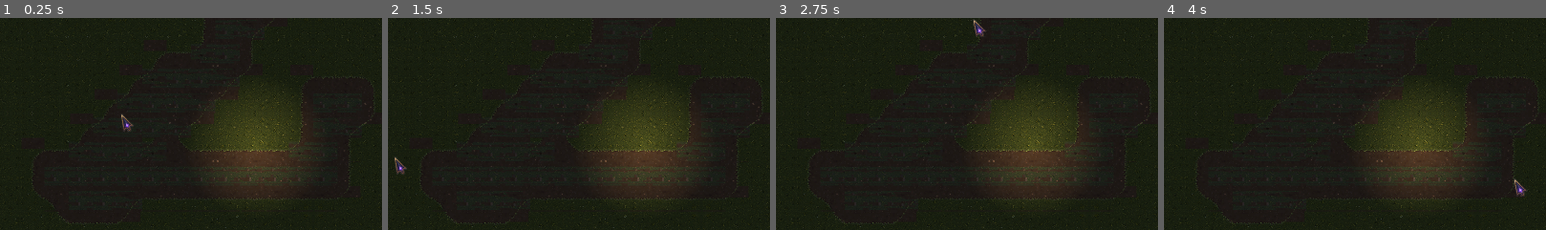
Above: before the commit, frames 1-4 (left to right).
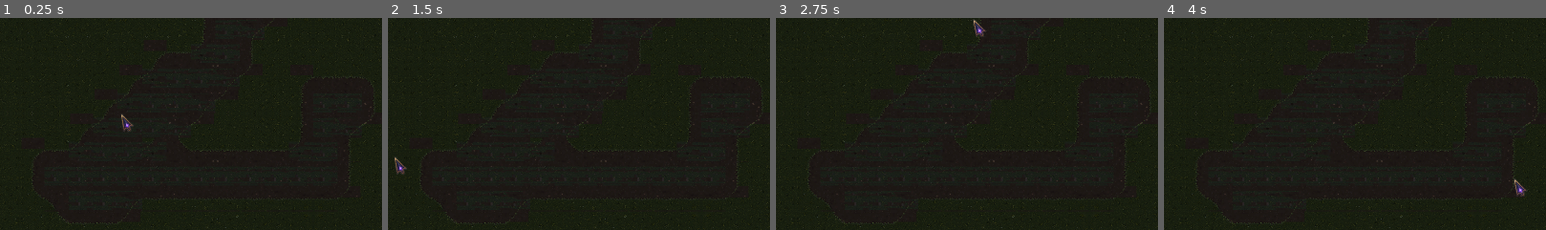
Above: after the commit, the same moments.

Repository: ramonsamagaio/Oathwake-Main
Game: Godot game, scene res://scenes/labs/TerrainAuthoringLab.tscn
Same seed, same stepped clock (60 frames per second), same inputs: the game is played once before the commit and once after it. This scene is started directly instead of the project's main scene.
Inputs (mouse positions are % of the whole screen's width and height, from its top left):
- Up to frame 1 (0.25 s): no input
- Up to frame 2 (1.5 s): tap Enter at 0.5 s; move the mouse to (72, 44) at 0.52 s; hold D 0.53-1.25 s; tap B at 0.6 s; click (72, 44) at 0.67 s; tap Space at 0.77, 1.25 s; drag from (30, 54) to (45, 70) at 1.27 s
- Up to frame 3 (2.75 s): tap Enter at 2 s; move the mouse to (60, 27) at 2.02 s; hold D from 2.03 s (still down); tap 2 at 2.1 s
- Up to frame 4 (4 s): release D at 2.75 s; tap Space at 2.75, 3.77 s; drag from (45, 70) to (20, 34) at 2.77 s; tap Enter at 3.5 s; move the mouse to (80, 65) at 3.52 s; hold A from 3.53 s (still down); tap 4 at 3.6 s
The pictures show only the part of the screen within x 34-84%, y 27-77%; the shares and areas given below are measured in that part.

The runs differ from the first frame. In frame 1, 6.7% of the frame differs, in the area x 52-82%, y 36-86%; in frame 2, 6.7%; in frame 3, 6.7%; in frame 4, 6.7%.

Commit message:
Replace terrain lab generated light texture

Diff:
--- a/scenes/labs/TerrainAuthoringLab.tscn
+++ b/scenes/labs/TerrainAuthoringLab.tscn
@@ -1,17 +1,7 @@
 [gd_scene format=4 uid="uid://nv626vo0vhgp"]
 
 [ext_resource type="PackedScene" path="res://scenes/world/terrain/OathwakeGrassDirtTerrainLayer.tscn" id="1_8cul0"]
-
-[sub_resource type="Gradient" id="Gradient_dar8h"]
-colors = PackedColorArray(1, 1, 1, 1, 1, 1, 1, 0)
-
-[sub_resource type="GradientTexture2D" id="GradientTexture2D_4vw3g"]
-gradient = SubResource("Gradient_dar8h")
-width = 384
-height = 384
-fill = 1
-fill_from = Vector2(0.5, 0.5)
-fill_to = Vector2(1, 0.5)
+[ext_resource type="Texture2D" path="res://resources/effects/textures/soft_light_radial.tres" id="2_light_texture"]
 
 [node name="TerrainAuthoringLab" type="Node2D" unique_id=373259225]
 
@@ -39,7 +29,7 @@
 position = Vector2(363, 86)
 color = Color(1, 0.82, 0.57, 1)
 energy = 1.25
-texture = SubResource("GradientTexture2D_4vw3g")
+texture = ExtResource("2_light_texture")
 
 [node name="Instructions" type="CanvasLayer" parent="." unique_id=598319338]
 
